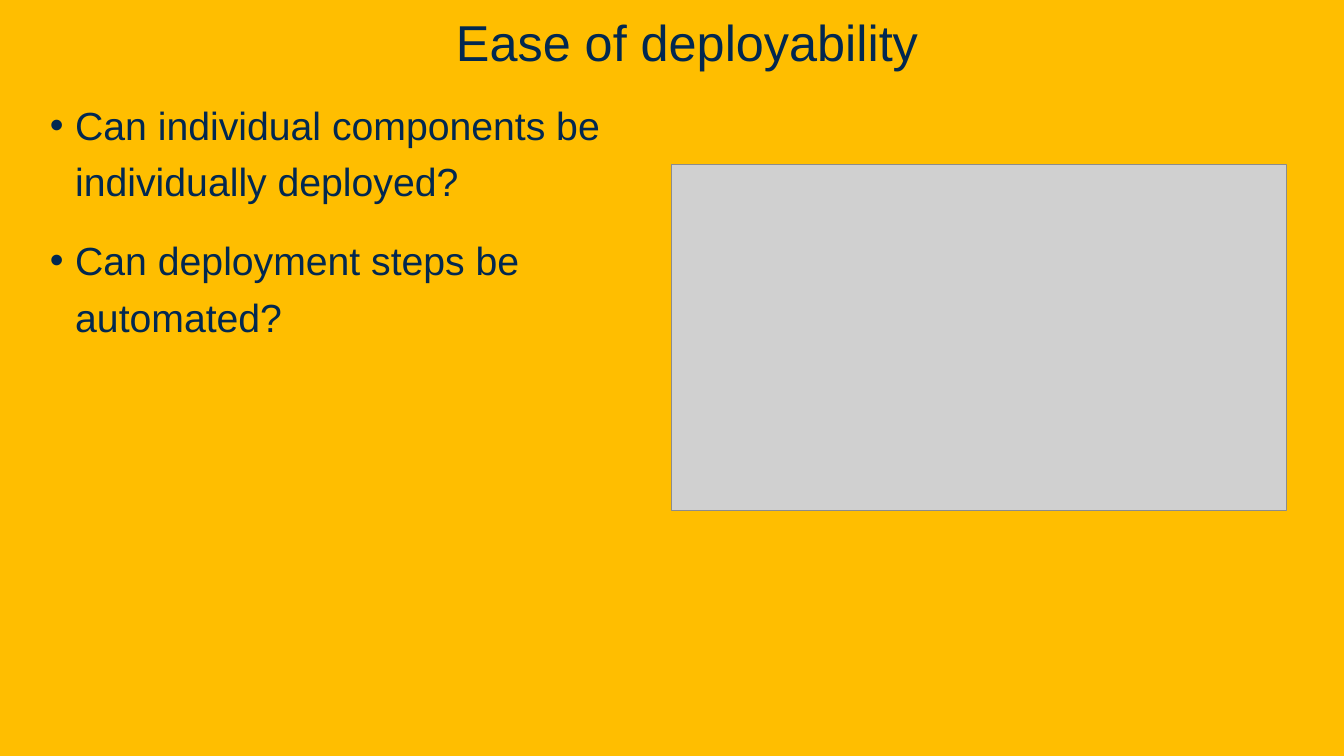
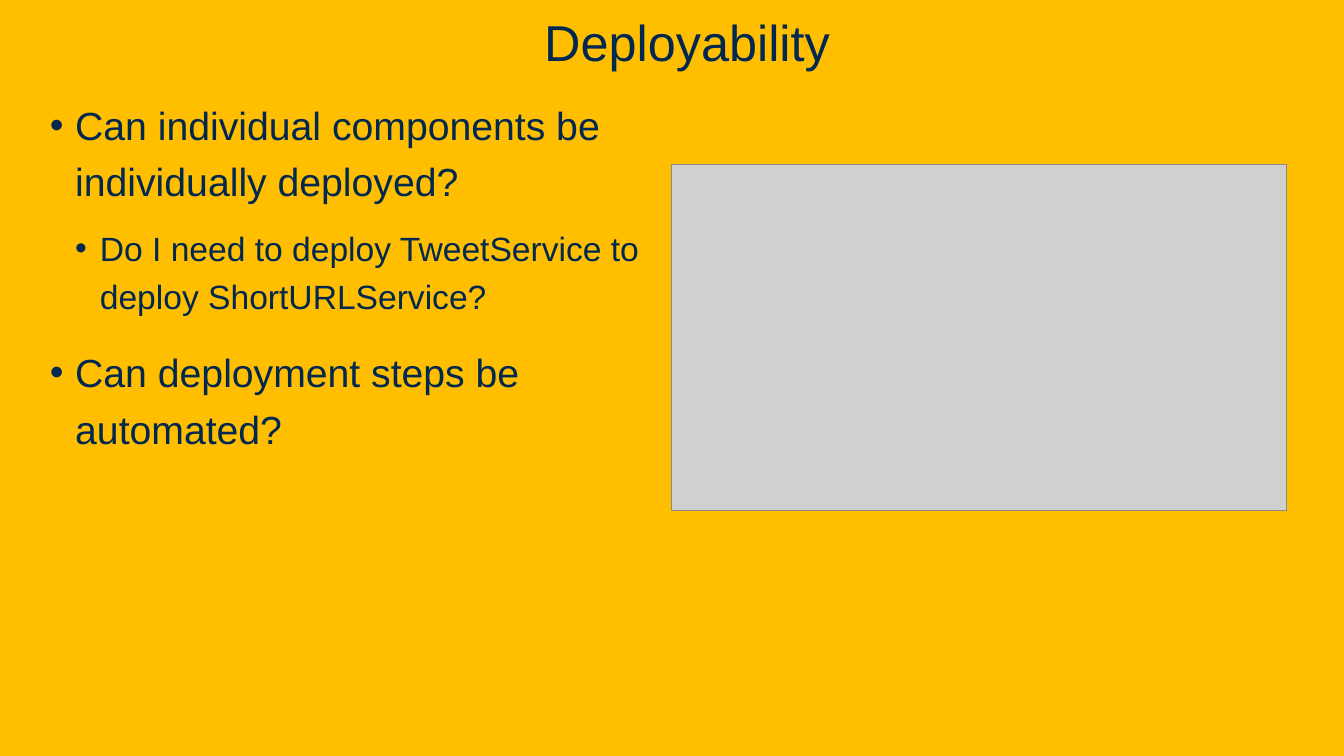
Before and after one commit to davsec-teaching/ECS160-Winter2025, a slide deck: slide 20 of slides/6_software_architecture.pptx (slide 7 before the commit). Drawn at 1344x756 pixels with LibreOffice and Linux fonts; fonts in the diff are those of the drawing; grey boxes stand for pictures; background and template pictures are left out. Boxes give left, top, right and bottom in pixels: in the first picture for what was removed or moved away, otherwise in the second. Text is boxed around its words. In the diff, an @@ line names an element or a change of style, - is before the commit and + after.

```diff
--- a/slides/6_software_architecture.pptx
+++ b/slides/6_software_architecture.pptx
@@ title at <box>544,24,830,71</box>: text changed @@
-Ease of deployability
+Deployability
@@ text at <box>100,236,639,316</box>: paragraph added @@
+  • Do I need to deploy TweetService to deploy ShortURLService?
```
Also in this commit, not shown: 5 other slides changed, 36 slides added, 5 slides removed.
